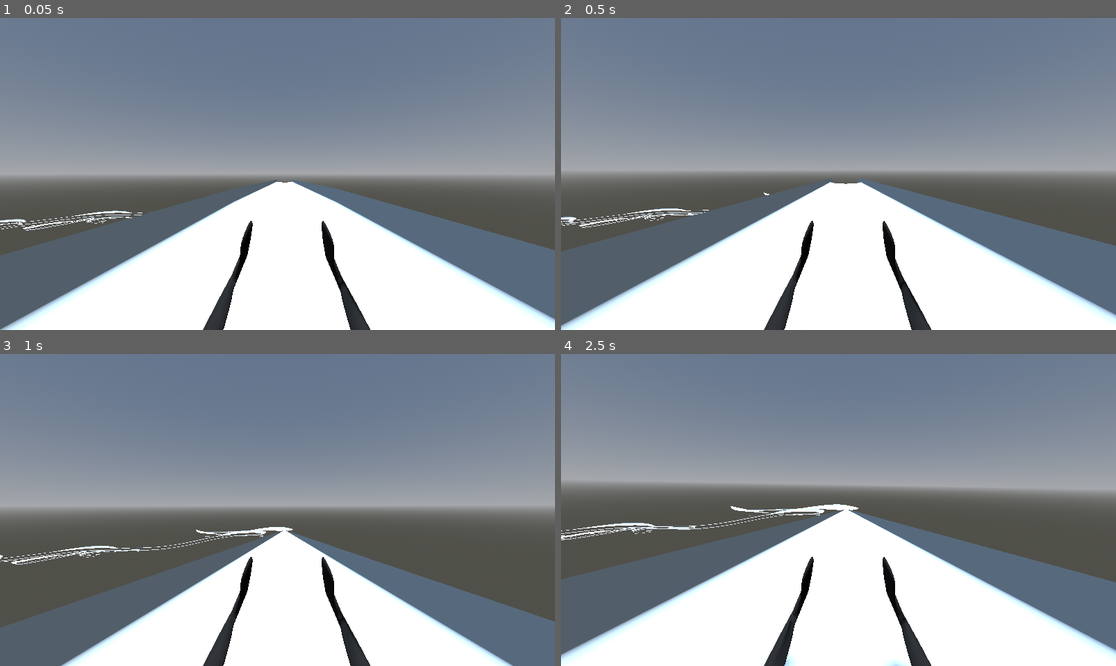
Above: before the commit, frames 1-4 (two rows, left to right).
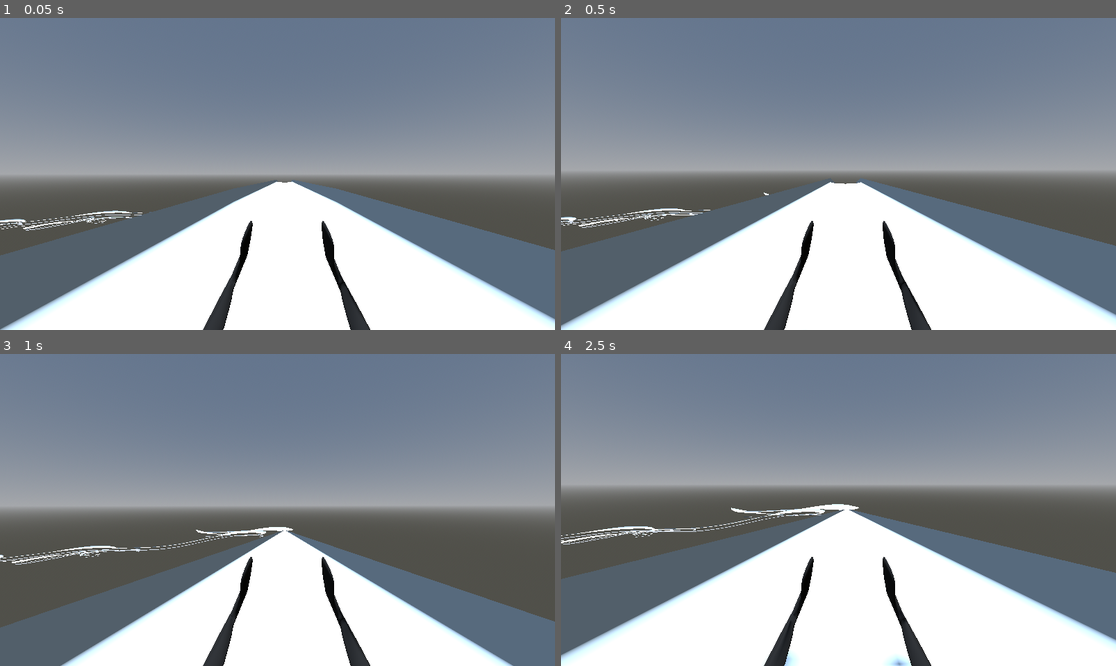
Above: after the commit, the same moments.

Repository: ArijaK/luge_vr
Game: Godot game, scene res://scenes/main/main.tscn
The game is run twice, just before and just after one commit, with the same random seed, the same clock (stepped at 60 frames per second) and the same inputs.
Inputs:
- Up to frame 1 (0.05 s): no input
- Up to frame 2 (0.5 s): no input
- Up to frame 3 (1 s): tap Enter (ui_accept) at 0.5, 0.6, 0.77 s; hold D (steer_right, bound only after the commit) from 0.53 s (still down)
- Up to frame 4 (2.5 s): tap Enter (ui_accept) at 1.07, 1.35, 1.52, 1.82, 2.1 s; release D (steer_right, bound only after the commit) at 1.28 s; hold Left (steer_left, bound only after the commit) 1.28-2.03 s; hold D (steer_right, bound only after the commit) from 2.03 s (still down)

Frame 1 is identical in both runs. In frame 2, less than 0.1% of the frame differs, in the area x 0-100%, y 52-73%; in frame 3, 0.1%; in frame 4, 3.7%, in the area x 0-100%, y 41-100%.

Commit message:
Introduce keyboard/joystick steering

Diff:
--- a/vr/project.godot
+++ b/vr/project.godot
@@ -15,11 +15,29 @@
 config/features=PackedStringArray("4.5", "Forward Plus")
 config/icon="res://icon.svg"
 
+[filesystem]
+
+import/blender/enabled=false
+
+[input]
+
+steer_left={
+"deadzone": 0.15,
+"events": [Object(InputEventKey,"resource_local_to_scene":false,"resource_name":"","device":0,"window_id":0,"alt_pressed":false,"shift_pressed":false,"ctrl_pressed":false,"meta_pressed":false,"pressed":false,"keycode":0,"physical_keycode":4194319,"key_label":0,"unicode":0,"location":0,"echo":false,"script":null)
+, Object(InputEventKey,"resource_local_to_scene":false,"resource_name":"","device":-1,"window_id":0,"alt_pressed":false,"shift_pressed":false,"ctrl_pressed":false,"meta_pressed":false,"pressed":false,"keycode":0,"physical_keycode":65,"key_label":0,"unicode":65,"location":0,"echo":false,"script":null)
+, Object(InputEventJoypadMotion,"resource_local_to_scene":false,"resource_name":"","device":-1,"axis":0,"axis_value":-1.0,"script":null)
+]
+}
+steer_right={
+"deadzone": 0.15,
+"events": [Object(InputEventKey,"resource_local_to_scene":false,"resource_name":"","device":-1,"window_id":0,"alt_pressed":false,"shift_pressed":false,"ctrl_pressed":false,"meta_pressed":false,"pressed":false,"keycode":0,"physical_keycode":68,"key_label":0,"unicode":68,"location":0,"echo":false,"script":null)
+, Object(InputEventKey,"resource_local_to_scene":false,"resource_name":"","device":0,"window_id":0,"alt_pressed":false,"shift_pressed":false,"ctrl_pressed":false,"meta_pressed":false,"pressed":false,"keycode":0,"physical_keycode":4194321,"key_label":0,"unicode":0,"location":0,"echo":false,"script":null)
+, Object(InputEventJoypadMotion,"resource_local_to_scene":false,"resource_name":"","device":-1,"axis":0,"axis_value":1.0,"script":null)
+]
+}
+
 [physics]
 
 common/physics_ticks_per_second=180
-common/max_physics_steps_per_frame=32
 3d/physics_engine="Jolt Physics"
-jolt_physics_3d/simulation/velocity_steps=20
-3d/solver/solver_iterations=32
 common/enable_object_picking=false
--- /dev/null
+++ b/vr/scenes/player/sled.gd
@@ -0,0 +1,87 @@
+extends RigidBody3D
+
+@export var max_steer_force = 2
+
+### FILE READING FUNCS
+var current_time = 0
+var values = []
+var stamps = PackedFloat32Array()
+var v_max = 0
+var v_min = 0
+
+func find_input(time):
+	for i in range(stamps.size() - 1):
+		var a = stamps[i]
+		var b = stamps[i + 1]
+
+		if time >= a and time <= b:
+			var t = (time - a) / (b - a)
+			return lerp(values[i], values[i+1], t)
+
+	return values[-1]
+
+func parse_txt(file):
+	while not file.eof_reached():
+		var line = file.get_line().strip_edges()
+		if line.is_empty():
+			break
+		var parts = line.split(",")
+		var value = int(parts[0].split("=")[1].strip_edges())
+		var time = int(parts[1].split("=")[1].strip_edges())
+
+		values.append(value)
+		stamps.append(time/ 1000000.0)
+
+		v_max = values.max()
+		v_min = values.min()
+
+# NOTE: To imitate initial pushing
+func apply_pushing():
+	if Input.is_action_just_pressed("ui_accept"):
+		linear_velocity.z += -5.0
+
+func apply_steering():
+	# NOTE: Currently happen to be inverse (you use left to steer right and vice versa), but I guess this is how it is supposed to be?
+	var steer_input = Input.get_axis("steer_left", "steer_right")
+	var steer_force = steer_input * max_steer_force
+
+	# Linear movement (sideways)
+	var forward = linear_velocity.normalized()
+	var side = Vector3.UP.cross(forward).normalized()
+	apply_central_force(side * steer_force)
+
+	# Rotational movement
+	apply_torque(Vector3.UP * steer_force)
+
+func _physics_process(_delta: float) -> void:
+	apply_steering()
+	apply_pushing()
+
+	## FILE INPUT CASE - v_fin multiply with max_force
+	#var game_time = (Time.get_ticks_msec() / 1000.0) - current_time
+	#var v = find_input(game_time)
+	#var v_norm = (v - v_min) / float(v_max - v_min)
+	#var v_fin = (v_norm * 2.0) - 1.0
+
+func _ready() -> void:
+	pass
+
+	## TODO: FILE INPUT, must make a flag to pick which one to use
+	#var cfg = FileUtils.load_config("res://config.cfg")
+	## NOTE: Currently expects already sorted data
+	#var input_path = cfg.get_value("player", "input_path")
+	#var input_file = FileAccess.open(input_path, FileAccess.READ)
+	#
+	#if input_file == null:
+		#push_error("Cannot open file " + input_path)
+		#return
+	#
+	#parse_txt(input_file)
+	## TODO: Check if I need it.
+	#input_file.close()
+	#
+	#current_time = Time.get_ticks_msec() / 1000.0
+
+## NOTE: Quick way to check speeds
+#func _process(delta: float) -> void:
+	#print((linear_velocity.z*3600)/1000)
